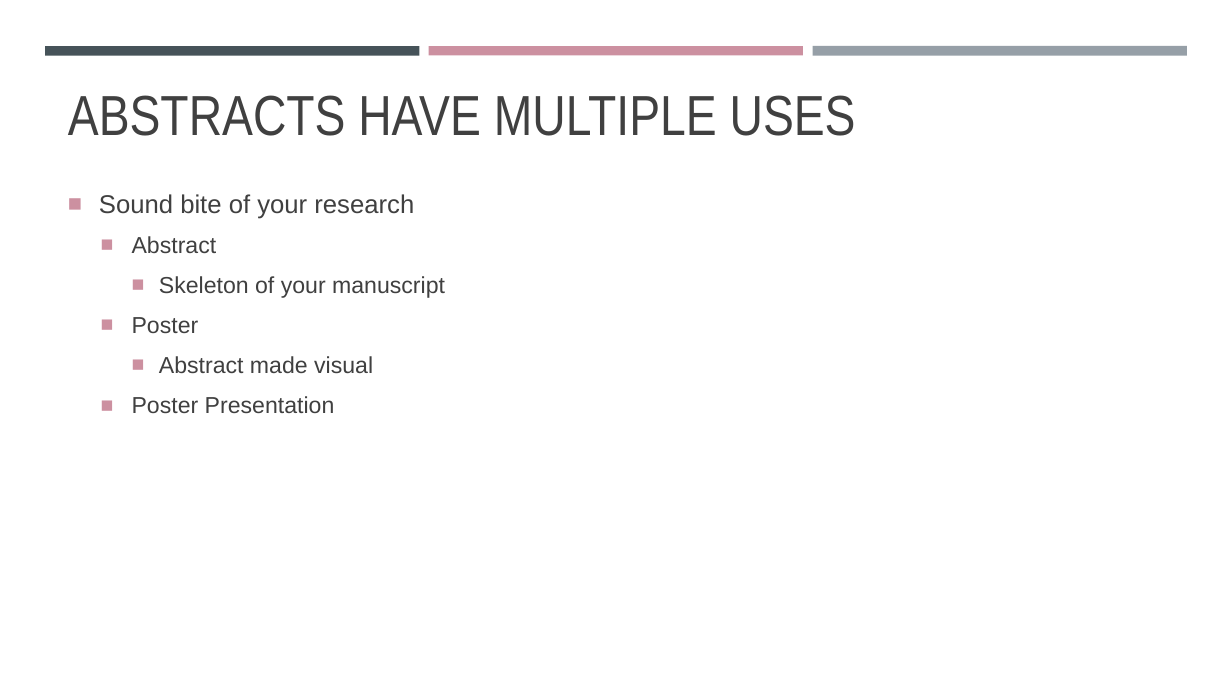
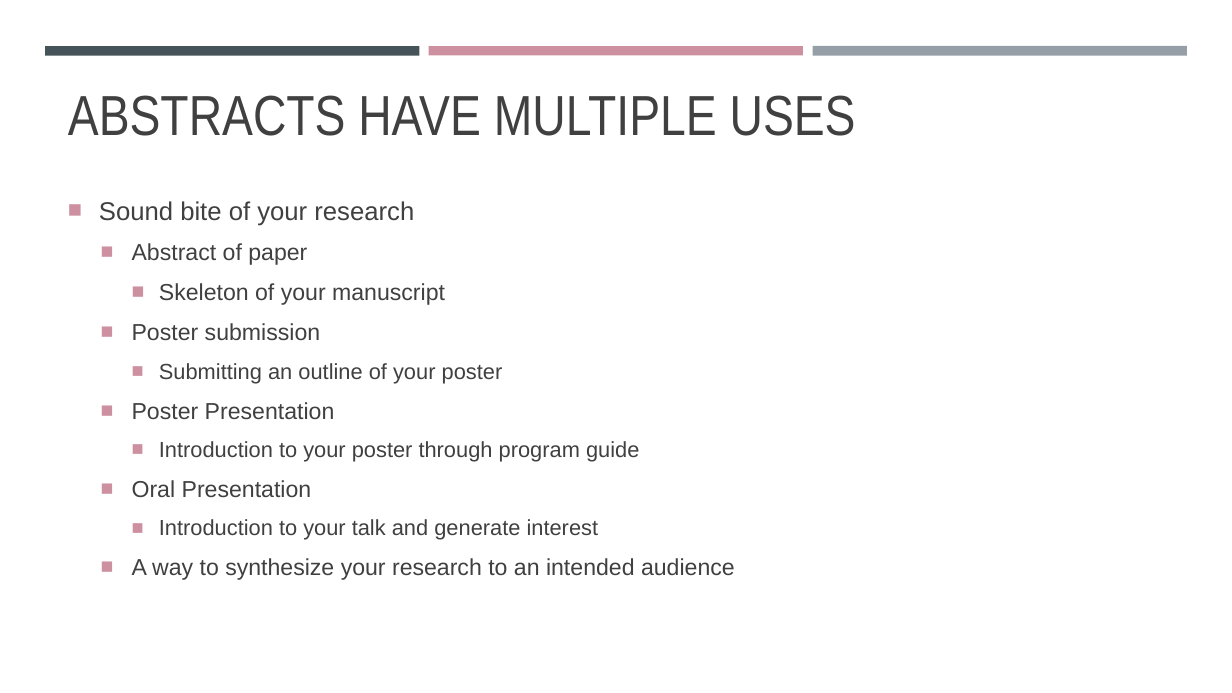
Before and after one commit to madmolecularman/MARC-Summer-2020, a slide deck: slide 2 of resources/abstracts/how_to_write_an_abstract.pptx. Drawn at 1232x693 pixels with LibreOffice and Linux fonts; fonts in the diff are those of the drawing. Boxes give left, top, right and bottom in pixels: in the first picture for what was removed or moved away, otherwise in the second. Text is boxed around its words. In the diff, an @@ line names an element or a change of style, - is before the commit and + after.

Commit message:
adding abstract resources and editing meeting plan

```diff
--- a/resources/abstracts/how_to_write_an_abstract.pptx
+++ b/resources/abstracts/how_to_write_an_abstract.pptx
@@ text at (132, 243, 307, 265): text changed @@
-  ■ Abstract
+  ■ Abstract of paper
@@ text at (132, 323, 503, 383): text changed; size 18 to 17 pt @@
-  ■ Poster
-    ■ Abstract made visual
+  ■ Poster submission
+    ■ Submitting an outline of your poster
@@ text at (132, 441, 735, 580): paragraphs added @@
+    ■ Introduction to your poster through program guide
+  ■ Oral Presentation
+    ■ Introduction to your talk and generate interest
+  ■ A way to synthesize your research to an intended audience
```
Also in this commit, not shown: 1 other slide changed, 3 slides added, 1 slide removed, 8 other files.
